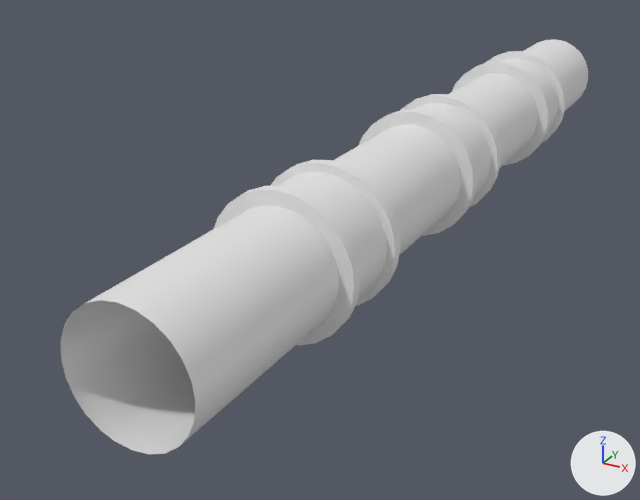
The FBX model Assets/Art/_Characters/Mouse/Blocking/SK_Rope_2.fbx: old version first, new version second.
Both versions are drawn from a camera (50 mm lens) standing at (6.25, -15.78, 5.53) and looking at (-1.54, -1.62, -1.55). The lights are fixed; the arrows at lower right show +X, +Y and +Z. The picture after the commit comes second. Where no turn or scale is listed for an object, it has been applied to the vertices.
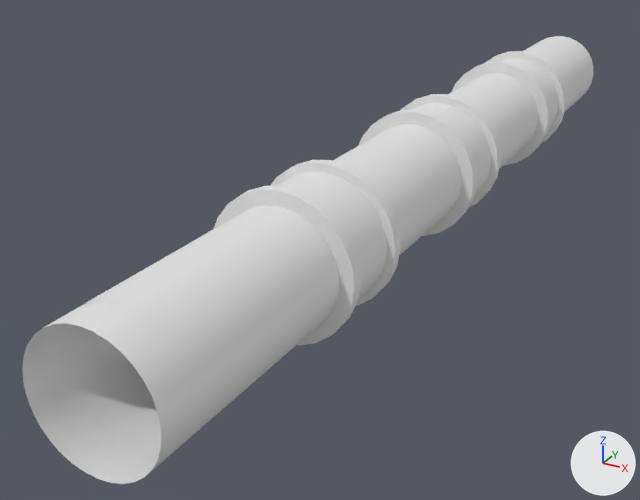
Diff of the bpy script that builds the scene:
```diff
--- a/Assets/Art/_Characters/Mouse/Blocking/SK_Rope_2.fbx.py
+++ b/Assets/Art/_Characters/Mouse/Blocking/SK_Rope_2.fbx.py
@@ me_cylinder @@
+me_cylinder.from_pydata(...)  # 2240 vertices, 2208 faces; spans x -1.0..1.0, y -9.7..9.7, z -1.0..1.0
@@ ob_cylinder @@
+ob_cylinder = bpy.data.objects.new('Cylinder', me_cylinder)
+ob_cylinder.location = (0.0, 0.0, 0.0)
```

Pixel boxes [x1, y1, x2, y2] of what changed, in the pictures (640 x 500 px):
'Cylinder', added: after [22, 36, 594, 484]
'Cylinder.003', unchanged, covered by the edit: before [358, 94, 501, 236]
'Cylinder.005', unchanged, covered by the edit: before [452, 51, 566, 165]
